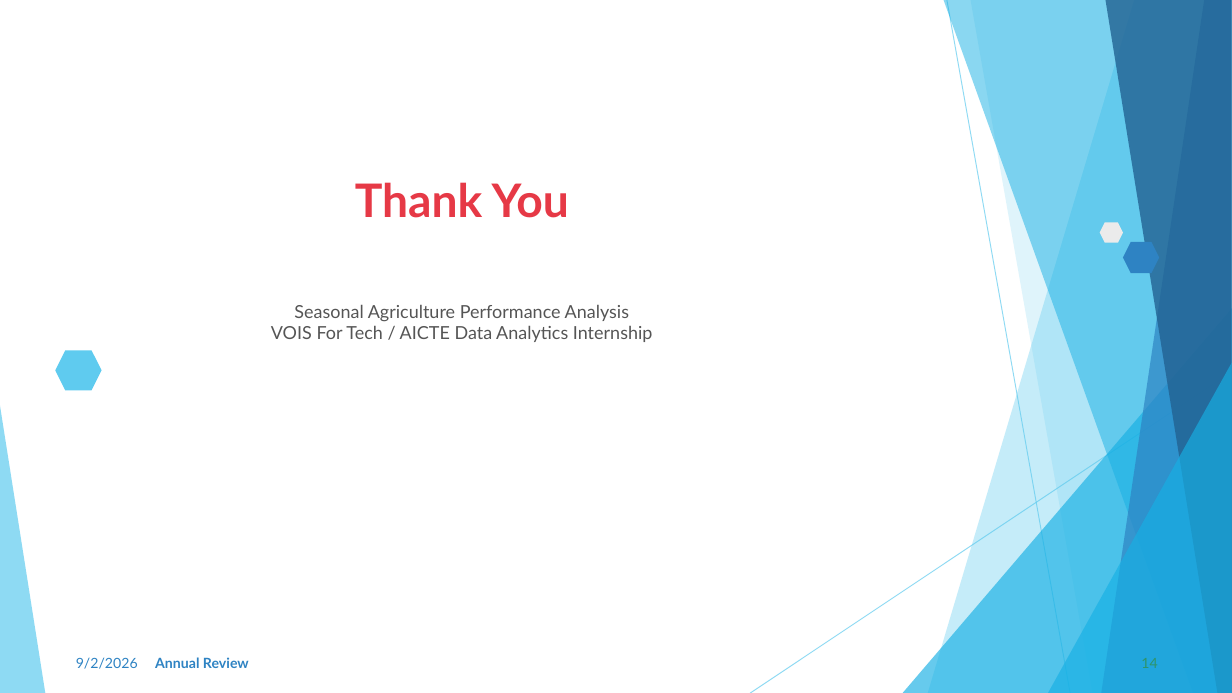
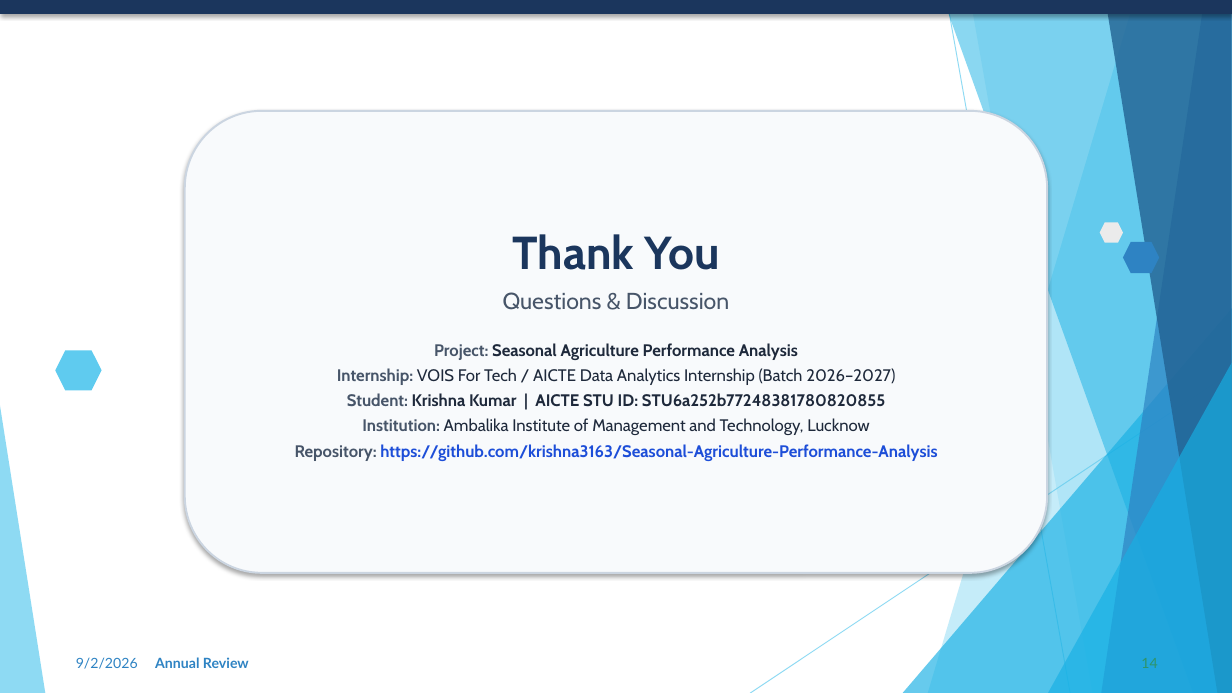
Before and after one commit to krishna3163/Seasonal-Agriculture-Performance-Analysis, a slide deck: slide 14 of VOIS_Project_PPT.pptx. Drawn at 1232x693 pixels with LibreOffice and Linux fonts; fonts in the diff are those of the drawing. Boxes give left, top, right and bottom in pixels: in the first picture for what was removed or moved away, otherwise in the second. Text is boxed around its words. In the diff, an @@ line names an element or a change of style, - is before the commit and + after.

Commit message:
Professionally polish PPT: fix data consistency, remove emojis, improve GitHub & certificate slides

```diff
--- a/VOIS_Project_PPT.pptx
+++ b/VOIS_Project_PPT.pptx
@@ rectangle added at (0, 0, 1232, 14), fill #1B365D @@
@@ rounded rectangle "Thank You": place and size @@
-rounded rectangle "Thank You" at (271, 305, 653, 342)
+rounded rectangle "Thank You" at (185, 111, 1047, 573)
@@ rounded rectangle "Thank You" at (185, 111, 1047, 573): vertical alignment top to middle; fill none to #F8FAFC; outline none to #CBD5E1 1.5 pt; shadow on @@
@@ text removed at (355, 182, 569, 218) @@
-Thank You
@@ text in rounded rectangle at (295, 234, 937, 461): text changed; size 14 to 13 pt; font Lato to Cabin; text colour #555555 to #1E293B; bold on @@
-Seasonal Agriculture Performance Analysis
-VOIS For Tech / AICTE Data Analytics Internship
+Thank You
+Questions & Discussion
+Project: Seasonal Agriculture Performance Analysis
+Internship: VOIS For Tech / AICTE Data Analytics Internship (Batch 2026–2027)
+Student: Krishna Kumar | AICTE STU ID: STU6a252b77248381780820855
+Institution: Ambalika Institute of Management and Technology, Lucknow
+Repository: https://github.com/krishna3163/Seasonal-Agriculture-Performance-Analysis
```
Also in this commit, not shown: 13 other slides changed.
